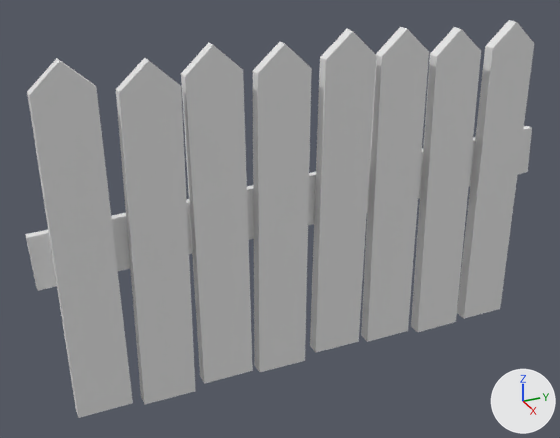
The Blender file assets/models/fence.blend, before and after one commit.
The view is the same before and after, from a 50 mm lens placed at (2.5, -1.28, 1.86), pointed at (-0.05, -0.13, 0.59). Every picture has the same lights, and +X, +Y and +Z are marked at lower right. The first picture is the older version.
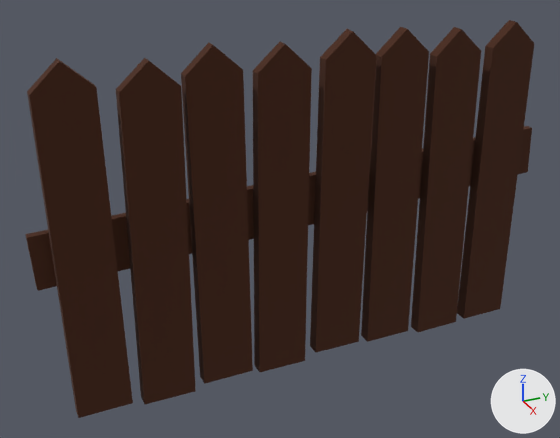
Where the change shows, as pixel boxes [x1, y1, x2, y2] in the pictures (560 x 438 px):
'Cube', recoloured (white to brown): [27, 58, 133, 418] in both
'Cube.001', recoloured (white to brown): [116, 58, 196, 404] in both
'Cube.002', recoloured (white to brown): [181, 42, 253, 384] in both
'Cube.003', recoloured (white to brown): [253, 42, 312, 372] in both
'Cube.004', recoloured (white to brown): [310, 29, 376, 352] in both
'Cube.005', recoloured (white to brown): [361, 27, 429, 342] in both
'Cube.006', recoloured (white to brown): [411, 27, 481, 332] in both
'Cube.007', recoloured (white to brown): [457, 20, 534, 319] in both
'Cube.008', recoloured: [25, 126, 532, 291] in both

Patch to the scene script:
```diff
--- a/assets/models/fence.blend.py
+++ b/assets/models/fence.blend.py
@@ mat_wood @@
+mat_wood = principled_material('wood')
+mat_wood.base_color = (0.063, 0.0169, 0.00475)  # brown #47230f
+mat_wood.roughness = 1.0
@@ me_cube @@
 me_cube.from_pydata(...)  # 12 vertices, 10 faces; spans x -0.028..0.028, y -0.105..0.105, z -0.055..1.306
+me_cube.materials.append(mat_wood)  # brown #47230f
@@ me_cube_002 @@
 me_cube_002.from_pydata(...)  # 12 vertices, 10 faces; spans x -0.028..0.028, y -0.105..0.105, z -0.055..1.306
+me_cube_002.materials.append(mat_wood)  # brown #47230f
@@ me_cube_003 @@
 me_cube_003.from_pydata(...)  # 12 vertices, 10 faces; spans x -0.028..0.028, y -0.105..0.105, z -0.055..1.306
+me_cube_003.materials.append(mat_wood)  # brown #47230f
@@ me_cube_004 @@
 me_cube_004.from_pydata(...)  # 12 vertices, 10 faces; spans x -0.028..0.028, y -0.105..0.105, z -0.055..1.306
+me_cube_004.materials.append(mat_wood)  # brown #47230f
@@ me_cube_005 @@
 me_cube_005.from_pydata(...)  # 12 vertices, 10 faces; spans x -0.028..0.028, y -0.105..0.105, z -0.055..1.306
+me_cube_005.materials.append(mat_wood)  # brown #47230f
@@ me_cube_006 @@
 me_cube_006.from_pydata(...)  # 12 vertices, 10 faces; spans x -0.028..0.028, y -0.105..0.105, z -0.055..1.306
+me_cube_006.materials.append(mat_wood)  # brown #47230f
@@ me_cube_007 @@
 me_cube_007.from_pydata(...)  # 12 vertices, 10 faces; spans x -0.028..0.028, y -0.105..0.105, z -0.055..1.306
+me_cube_007.materials.append(mat_wood)  # brown #47230f
@@ me_cube_008 @@
 me_cube_008.from_pydata(...)  # 12 vertices, 10 faces; spans x -0.028..0.028, y -0.105..0.105, z -0.055..1.306
+me_cube_008.materials.append(mat_wood)  # brown #47230f
@@ me_cube_009 @@
 me_cube_009.from_pydata(...)  # 8 vertices, 6 faces; spans x -0.105..0.105, y -0.105..0.105, z -0.105..0.105
+me_cube_009.materials.append(mat_wood)  # brown #47230f
```
